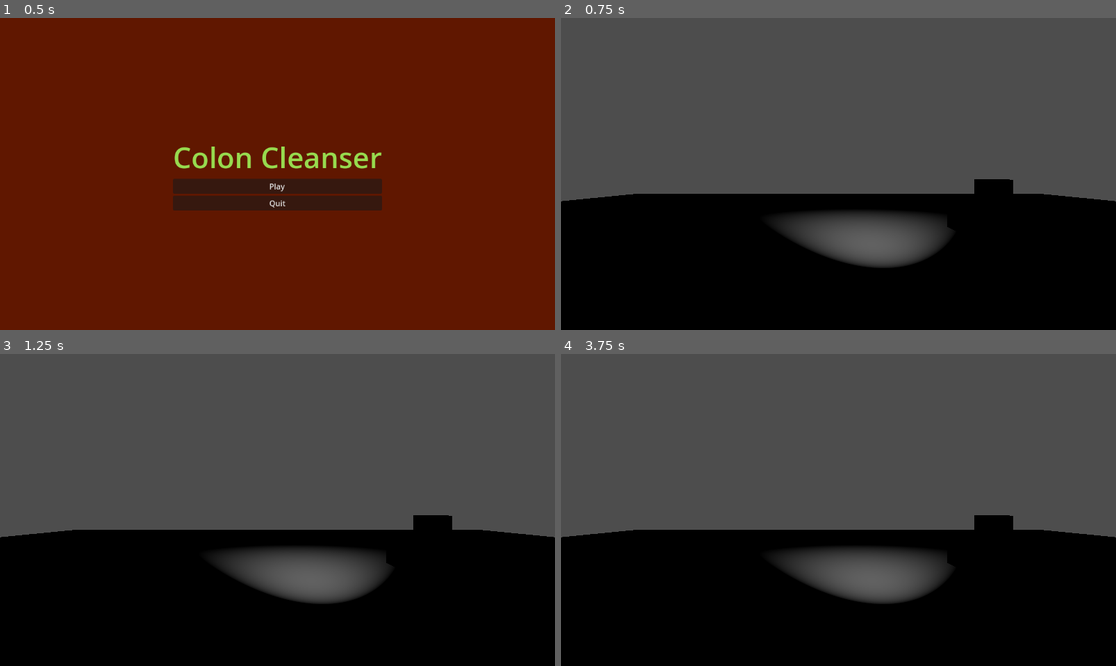
Above: before the commit, frames 1-4 (two rows, left to right).
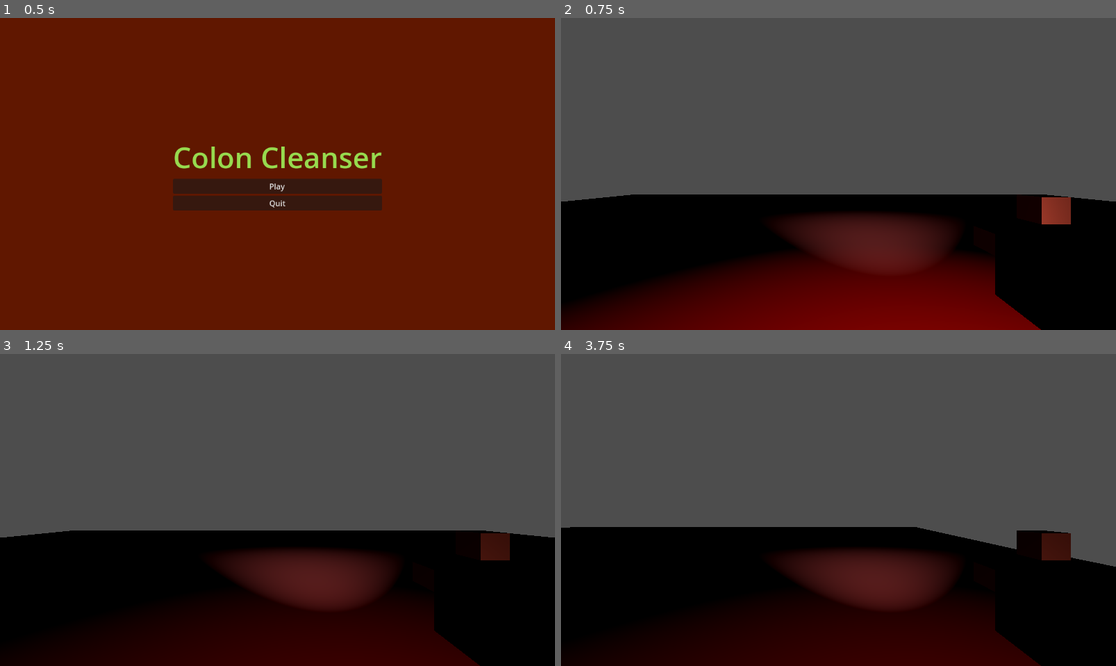
Above: after the commit, the same moments.

Repository: akulkarni3472/GWJ67-Parasite
Game: Godot game, scene res://Menus/MainMenu/main_menu.tscn
The game is run twice, just before and just after one commit, with the same random seed, the same clock (stepped at 60 frames per second) and the same inputs. Before the commit the project has no main scene; this scene is started directly in both runs.
Inputs:
- Up to frame 1 (0.5 s): no input
- Up to frame 2 (0.75 s): click "Play" at 0.5 s
- Up to frame 3 (1.25 s): no input
- Up to frame 4 (3.75 s): tap Enter (ui_accept) at 1.25, 1.52, 1.55, 1.82, 2.1, 2.27, 2.57, 3.05 s; hold D (move_right) 1.28-2.03 s; tap W (move_front) at 1.35, 2.3, 2.85, 3.6 s; hold S (move_back) 2.03-2.78 s; hold D (move_right) from 2.78 s (still down)

Frame 1 is identical in both runs. In frame 2, 21% of the frame differs, in the area x 0-100%, y 51-100%; in frame 3, 17%; in frame 4, 18%.

Commit message:
Player controller WIP

Diff:
--- a/Levels/Level1/level-1.tscn
+++ b/Levels/level-1.tscn
@@ -1,17 +1,25 @@
-[gd_scene load_steps=4 format=3 uid="uid://d234ib1l07eok"]
+[gd_scene load_steps=6 format=3 uid="uid://d234ib1l07eok"]
 
 [ext_resource type="PackedScene" uid="uid://de7ykwabmgyb5" path="res://Player/player.tscn" id="1_8wwit"]
+[ext_resource type="PackedScene" uid="uid://hy43fehokm4o" path="res://Player/Weapons/Bullet.tscn" id="2_mpqhp"]
 
 [sub_resource type="BoxShape3D" id="BoxShape3D_nk2q7"]
 size = Vector3(30, 0.1, 30)
 
+[sub_resource type="StandardMaterial3D" id="StandardMaterial3D_ehnpp"]
+albedo_color = Color(0.411765, 0.0196078, 0, 1)
+
 [sub_resource type="BoxMesh" id="BoxMesh_vo2uq"]
+material = SubResource("StandardMaterial3D_ehnpp")
 size = Vector3(30, 0.1, 30)
 
 [node name="Level-1" type="Node3D"]
 
 [node name="Player" parent="." instance=ExtResource("1_8wwit")]
 transform = Transform3D(1, 0, 0, 0, 1, 0, 0, 0, 1, 0, 0.95, 0)
+
+[node name="Bullet" parent="Player" instance=ExtResource("2_mpqhp")]
+transform = Transform3D(1, 0, 0, 0, 1, 0, 0, 0, 1, 0.663239, 0.229102, 0.344078)
 
 [node name="StaticBody3D" type="StaticBody3D" parent="."]
 transform = Transform3D(1, 0, 0, 0, 1, 0, 0, 0, 1, 0, -0.05, 0)
--- /dev/null
+++ b/Levels/level-2.tscn
@@ -0,0 +1,23 @@
+[gd_scene load_steps=4 format=3 uid="uid://xk2cjtsdcku6"]
+
+[ext_resource type="PackedScene" uid="uid://de7ykwabmgyb5" path="res://Player/player.tscn" id="1_m2yvr"]
+
+[sub_resource type="BoxShape3D" id="BoxShape3D_nk2q7"]
+size = Vector3(30, 0.1, 30)
+
+[sub_resource type="BoxMesh" id="BoxMesh_vo2uq"]
+size = Vector3(30, 0.1, 30)
+
+[node name="Level-1" type="Node3D"]
+
+[node name="Player" parent="." instance=ExtResource("1_m2yvr")]
+transform = Transform3D(1, 0, 0, 0, 1, 0, 0, 0, 1, 0, 0.95, 0)
+
+[node name="StaticBody3D" type="StaticBody3D" parent="."]
+transform = Transform3D(1, 0, 0, 0, 1, 0, 0, 0, 1, 0, -0.05, 0)
+
+[node name="CollisionShape3D" type="CollisionShape3D" parent="StaticBody3D"]
+shape = SubResource("BoxShape3D_nk2q7")
+
+[node name="MeshInstance3D" type="MeshInstance3D" parent="StaticBody3D"]
+mesh = SubResource("BoxMesh_vo2uq")
--- /dev/null
+++ b/Levels/level-3.tscn
@@ -0,0 +1,23 @@
+[gd_scene load_steps=4 format=3 uid="uid://d3vrfx6c6iexa"]
+
+[ext_resource type="PackedScene" uid="uid://de7ykwabmgyb5" path="res://Player/player.tscn" id="1_wkmta"]
+
+[sub_resource type="BoxShape3D" id="BoxShape3D_nk2q7"]
+size = Vector3(30, 0.1, 30)
+
+[sub_resource type="BoxMesh" id="BoxMesh_vo2uq"]
+size = Vector3(30, 0.1, 30)
+
+[node name="Level-1" type="Node3D"]
+
+[node name="Player" parent="." instance=ExtResource("1_wkmta")]
+transform = Transform3D(1, 0, 0, 0, 1, 0, 0, 0, 1, 0, 0.95, 0)
+
+[node name="StaticBody3D" type="StaticBody3D" parent="."]
+transform = Transform3D(1, 0, 0, 0, 1, 0, 0, 0, 1, 0, -0.05, 0)
+
+[node name="CollisionShape3D" type="CollisionShape3D" parent="StaticBody3D"]
+shape = SubResource("BoxShape3D_nk2q7")
+
+[node name="MeshInstance3D" type="MeshInstance3D" parent="StaticBody3D"]
+mesh = SubResource("BoxMesh_vo2uq")
--- a/Menus/MainMenu/main_menu.tscn
+++ b/Menus/MainMenu/main_menu.tscn
@@ -14,7 +14,7 @@
 grow_horizontal = 2
 grow_vertical = 2
 script = ExtResource("1_hq1ok")
-play_filepath = "res://Levels/Level1/level-1.tscn"
+play_filepath = "res://Levels/level-1.tscn"
 
 [node name="ColorRect" type="ColorRect" parent="."]
 layout_mode = 1
--- /dev/null
+++ b/Player/Weapons/Bullet.gdshader
@@ -0,0 +1,14 @@
+shader_type spatial;
+
+void vertex() {
+	// Called for every vertex the material is visible on.
+}
+
+void fragment() {
+	// Called for every pixel the material is visible on.
+}
+
+//void light() {
+	// Called for every pixel for every light affecting the material.
+	// Uncomment to replace the default light processing function with this one.
+//}
--- a/Player/Weapons/Bullet.tscn
+++ b/Player/Weapons/Bullet.tscn
@@ -1,37 +1,52 @@
-[gd_scene load_steps=4 format=3 uid="uid://hy43fehokm4o"]
+[gd_scene load_steps=6 format=3 uid="uid://hy43fehokm4o"]
 
 [sub_resource type="SphereShape3D" id="SphereShape3D_ipc7a"]
 radius = 0.333
 
-[sub_resource type="StandardMaterial3D" id="StandardMaterial3D_cxbwq"]
-albedo_color = Color(0.2, 1, 1, 1)
-metallic = 1.0
-metallic_specular = 0.28
-roughness = 0.27
-backlight_enabled = true
-backlight = Color(0.2, 1, 1, 1)
-refraction_scale = -0.3
+[sub_resource type="ORMMaterial3D" id="ORMMaterial3D_0riq6"]
+transparency = 1
+blend_mode = 1
+cull_mode = 1
+depth_draw_mode = 2
+albedo_color = Color(0.980392, 0.380392, 0.286275, 1)
 
 [sub_resource type="SphereMesh" id="SphereMesh_ggymf"]
-material = SubResource("StandardMaterial3D_cxbwq")
+material = SubResource("ORMMaterial3D_0riq6")
 radius = 0.3
 height = 0.6
+rings = 10
+
+[sub_resource type="StandardMaterial3D" id="StandardMaterial3D_igd8j"]
+albedo_color = Color(0.980392, 0.380392, 0.286275, 1)
+
+[sub_resource type="SphereMesh" id="SphereMesh_jfa42"]
+material = SubResource("StandardMaterial3D_igd8j")
+radius = 0.025
+height = 0.05
 
 [node name="Bullet" type="RigidBody3D"]
 transform = Transform3D(1, 0, 0, 0, 1, 0, 0, 0, 1, 0, 0.15, 0)
 
 [node name="CollisionShape3D" type="CollisionShape3D" parent="."]
-transform = Transform3D(0.5, 0, 0, 0, 0.5, 0, 0, 0, 0.5, 0, 0, 0)
+transform = Transform3D(0.333, 0, 0, 0, 0.333, 0, 0, 0, 0.333, 0, 0, 0)
 shape = SubResource("SphereShape3D_ipc7a")
 
 [node name="MeshInstance3D" type="MeshInstance3D" parent="."]
-transform = Transform3D(0.5, 0, 0, 0, 0.5, 0, 0, 0, 0.5, 0, 0, 0)
+transform = Transform3D(0.333, 0, 0, 0, 0.333, 0, 0, 0, 0.333, 0, 0, 0)
 mesh = SubResource("SphereMesh_ggymf")
 
 [node name="OmniLight3D" type="OmniLight3D" parent="."]
-light_color = Color(0.2, 1, 1, 1)
+light_color = Color(0.980392, 0.380392, 0.286275, 1)
 light_energy = 8.0
-light_indirect_energy = 8.0
-light_specular = 8.0
-shadow_enabled = true
-omni_range = 0.333093
+light_specular = 0.2
+
+[node name="CPUParticles3D" type="CPUParticles3D" parent="."]
+transform = Transform3D(1, 0, 0, 0, 1, 0, 0, 0, 1, 0, -0.0177215, 0.132482)
+randomness = 0.2
+lifetime_randomness = 0.2
+mesh = SubResource("SphereMesh_jfa42")
+emission_shape = 1
+emission_sphere_radius = 0.2
+emission_colors = PackedColorArray(0.741176, 0.156863, 0.0705882, 1)
+gravity = Vector3(0, 0, 10)
+scale_amount_min = 0.3
--- a/Player/Weapons/gun_base.tscn
+++ b/Player/Weapons/gun_base.tscn
@@ -24,15 +24,15 @@
 mesh = SubResource("BoxMesh_ohf4f")
 
 [node name="barrel_mesh" type="MeshInstance3D" parent="MeshInstance3D"]
-transform = Transform3D(1, 0, 0, 0, 1, 0, 0, 0, 1, 0, 0.0196102, -0.542878)
+transform = Transform3D(1, 0, 0, 0, 1, 0, 0, 0, 1, 0, 0.02, -0.543)
 mesh = SubResource("BoxMesh_1j41y")
 
 [node name="sight_mesh" type="MeshInstance3D" parent="MeshInstance3D"]
-transform = Transform3D(1, 0, 0, 0, 1, 0, 0, 0, 1, 0, 0.161785, -0.418867)
+transform = Transform3D(1, 0, 0, 0, 1, 0, 0, 0, 1, 0, 0.162, -0.4)
 mesh = SubResource("BoxMesh_cjcre")
 
 [node name="SpotLight3D" type="SpotLight3D" parent="MeshInstance3D/sight_mesh"]
-transform = Transform3D(1, 0, 0, 0, 1, 0, 0, 0, 1, 0, 0.072336, -0.055085)
+transform = Transform3D(1, 0, 0, 0, 1, 0, 0, 0, 1, 0, 0.072, -0.055)
 light_energy = 8.0
 light_indirect_energy = 8.0
 light_volumetric_fog_energy = 8.0
@@ -40,8 +40,8 @@
 spot_angle = 32.9888
 
 [node name="CollisionShape3D" type="CollisionShape3D" parent="."]
-transform = Transform3D(1, 0, 0, 0, 1, 0, 0, 0, 1, 0.00012207, 0.200049, -0.0968018)
+transform = Transform3D(1, 0, 0, 0, 1, 0, 0, 0, 1, 0, 0.2, -0.107)
 shape = SubResource("BoxShape3D_sdoay")
 
 [node name="BulletEmitter" type="Node3D" parent="."]
-transform = Transform3D(1, 0, 0, 0, 1, 0, 0, 0, 1, 0, 0.174205, -0.725255)
+transform = Transform3D(1, 0, 0, 0, 1, 0, 0, 0, 1, 0, 0.174205, -0.76412)
--- a/Player/player.gd
+++ b/Player/player.gd
@@ -1,7 +1,38 @@
-extends RigidBody3D
+extends CharacterBody3D
+
+
+@export var speed = 5.0
+@export var JUMP_VELOCITY = 4.5
+@export var sensitivity = 0.3
+
+@onready var head = $Head
+@onready var camera = $Head/Camera
+@onready var weapon_mount = $WeaponMount
+@onready var gun_base = $WeaponMount/GunBase
+@export var weapon: Node
+@export var bullet: Node
+
+# Get the gravity from the project settings to be synced with RigidBody nodes.
+var gravity = ProjectSettings.get_setting("physics/3d/default_gravity")
 
 func _ready():
 	pass
 
 func _physics_process(delta):
-	pass
+	# Add the gravity.
+	if not is_on_floor():
+		velocity.y -= gravity * delta
+
+	if Input.is_action_just_pressed("ui_accept") and is_on_floor():
+		velocity.y = JUMP_VELOCITY
+
+	var input_dir = Input.get_vector("move_left", "move_right", "move_front", "move_back")
+	var direction = (transform.basis * Vector3(input_dir.x, 0, input_dir.y)).normalized()
+	if direction:
+		velocity.x = direction.x * speed
+		velocity.z = direction.z * speed
+	else:
+		velocity.x = move_toward(velocity.x, 0, speed)
+		velocity.z = move_toward(velocity.z, 0, speed)
+
+	move_and_slide()
--- a/Player/player.tscn
+++ b/Player/player.tscn
@@ -1,21 +1,17 @@
-[gd_scene load_steps=6 format=3 uid="uid://de7ykwabmgyb5"]
+[gd_scene load_steps=5 format=3 uid="uid://de7ykwabmgyb5"]
 
 [ext_resource type="PackedScene" uid="uid://c23nef22jev88" path="res://Player/Weapons/gun_base.tscn" id="1_cjkj2"]
 [ext_resource type="Script" path="res://Player/player.gd" id="1_ujo7x"]
-
-[sub_resource type="PhysicsMaterial" id="PhysicsMaterial_oke7m"]
-friction = 0.0
 
 [sub_resource type="CapsuleMesh" id="CapsuleMesh_2uabs"]
 
 [sub_resource type="CapsuleShape3D" id="CapsuleShape3D_lbee3"]
 
-[node name="Player" type="RigidBody3D"]
+[node name="Player" type="CharacterBody3D"]
 transform = Transform3D(1, 0, 0, 0, 1, 0, 0, 0, 1, 0, 1, 0)
 axis_lock_angular_x = true
 axis_lock_angular_y = true
 axis_lock_angular_z = true
-physics_material_override = SubResource("PhysicsMaterial_oke7m")
 script = ExtResource("1_ujo7x")
 
 [node name="MeshInstance3D" type="MeshInstance3D" parent="."]
@@ -24,12 +20,12 @@
 [node name="CollisionShape3D" type="CollisionShape3D" parent="."]
 shape = SubResource("CapsuleShape3D_lbee3")
 
-[node name="Node3D" type="Node3D" parent="."]
-transform = Transform3D(1, 0, 0, 0, 1, 0, 0, 0, 1, 0, 0.480232, 0)
+[node name="Head" type="Node3D" parent="."]
+transform = Transform3D(1, 0, 0, 0, 1, 0, 0, 0, 1, 0, 0.5, 0)
 
-[node name="Camera3D" type="Camera3D" parent="Node3D"]
+[node name="Camera" type="Camera3D" parent="Head"]
 
-[node name="Node3D2" type="Node3D" parent="."]
-transform = Transform3D(1, 0, 0, 0, 1, 0, 0, 0, 1, 0.701538, 0.0372148, -0.505621)
+[node name="WeaponMount" type="Node3D" parent="."]
+transform = Transform3D(1, 0, 0, 0, 1, 0, 0, 0, 1, 0.763, 0, -0.36203)
 
-[node name="GunBase" parent="Node3D2" instance=ExtResource("1_cjkj2")]
+[node name="GunBase" parent="WeaponMount" instance=ExtResource("1_cjkj2")]
--- a/project.godot
+++ b/project.godot
@@ -11,6 +11,7 @@
 [application]
 
 config/name="Gwj 67-parasite"
+run/main_scene="res://Menus/MainMenu/main_menu.tscn"
 config/features=PackedStringArray("4.2", "Forward Plus")
 config/icon="res://icon.svg"
 
Not shown, changed: Assets/Models/Player/player.blend
Not shown, changed: Assets/Models/Player/player.blend1
Not shown, added: Levels/levA01.tmp
